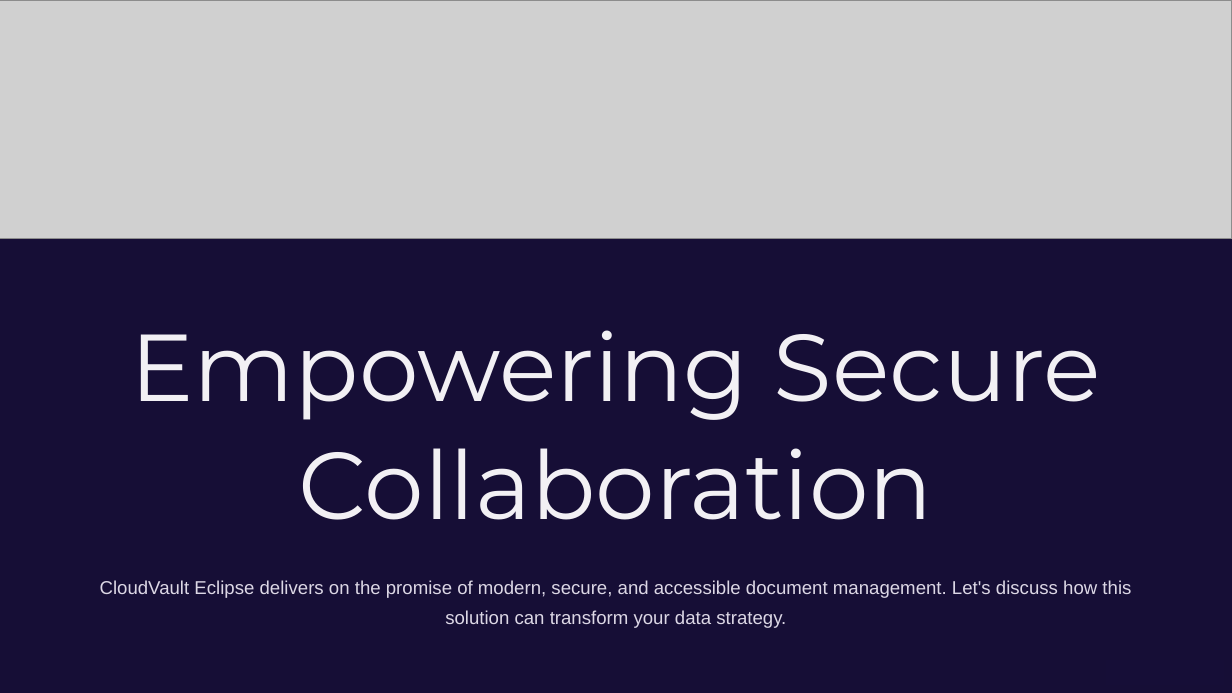
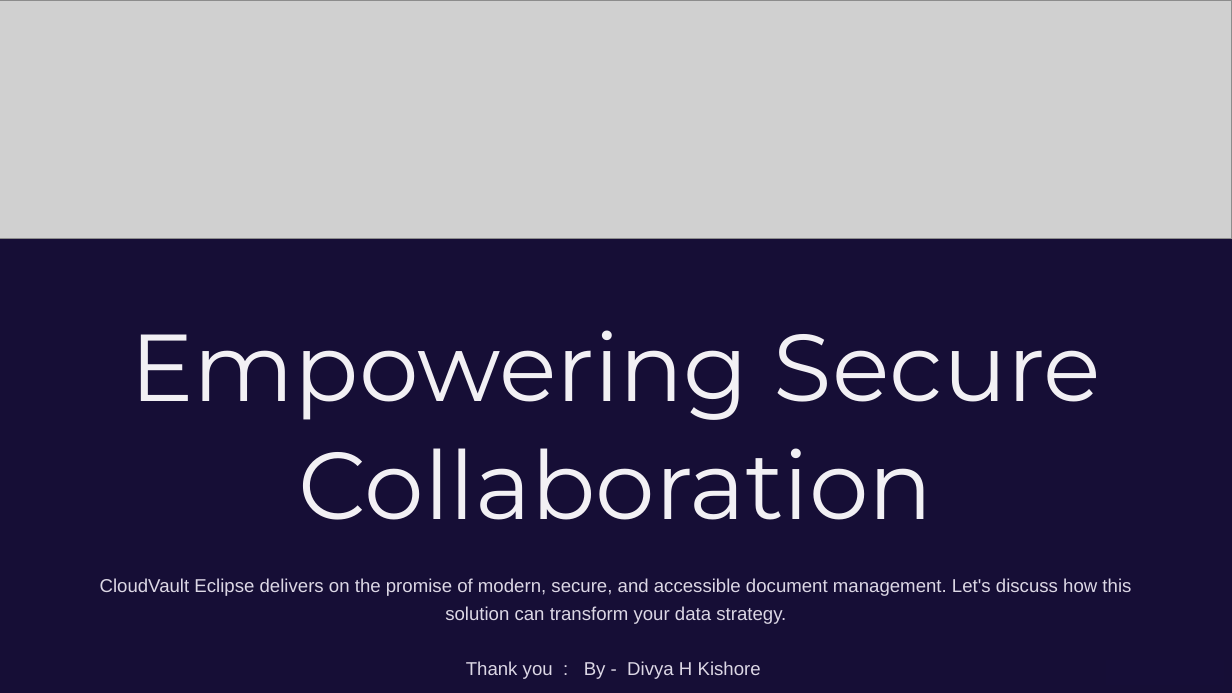
Before and after one commit to Celestial-tech100/CloudVault-Eclipse, a slide deck: slide 14 of Secure-Cloud-Document-Management-on-AWS (1).pptx. Drawn at 1232x693 pixels with LibreOffice and Linux fonts; fonts in the diff are those of the drawing; grey boxes stand for pictures; background and template pictures are left out. Boxes give left, top, right and bottom in pixels: in the first picture for what was removed or moved away, otherwise in the second. Text is boxed around its words. In the diff, an @@ line names an element or a change of style, - is before the commit and + after.

Commit message:
presentation final

```diff
--- a/Secure-Cloud-Document-Management-on-AWS (1).pptx
+++ b/Secure-Cloud-Document-Management-on-AWS (1).pptx
@@ text at box(100, 578, 1131, 624): line spacing 1.33 to 1.23 @@
@@ text at box(466, 661, 761, 679): paragraph added @@
+Thank you : By - Divya H Kishore
```
